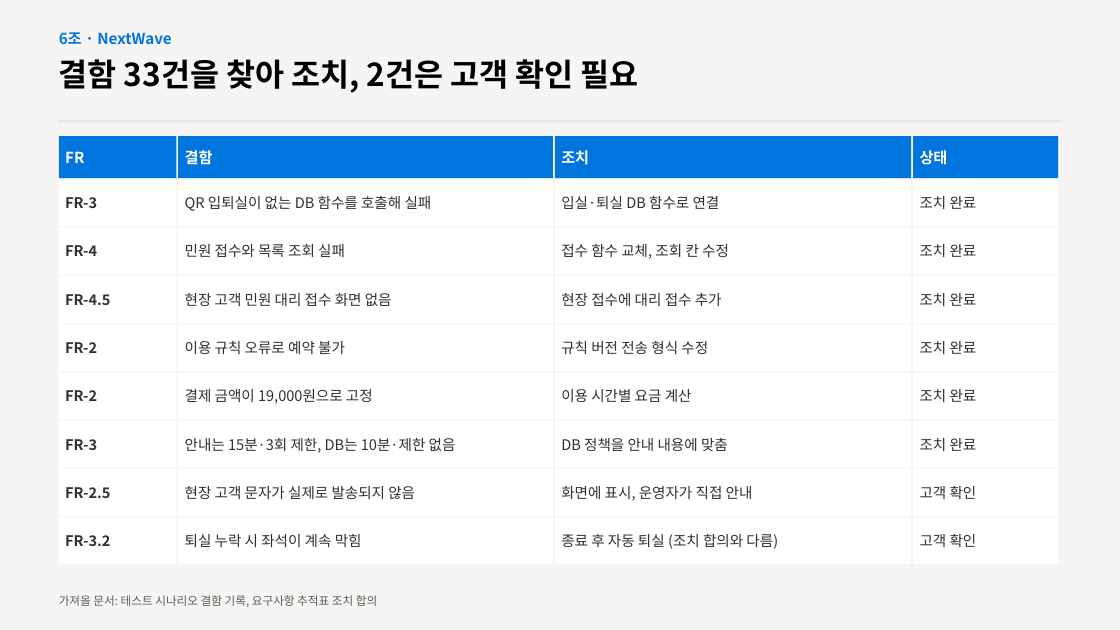
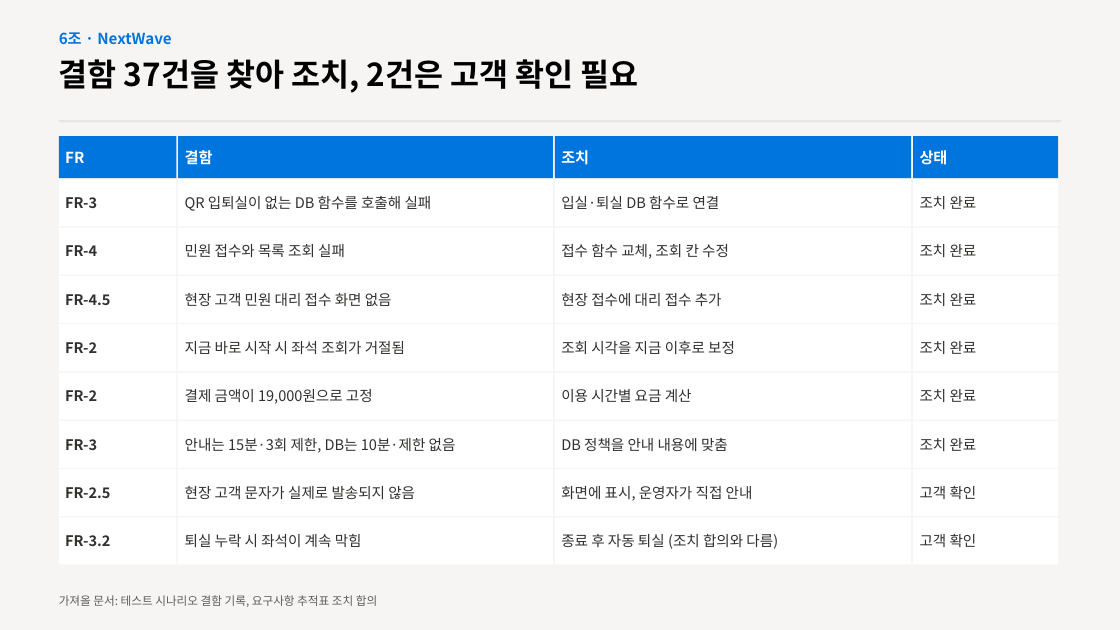
Before and after one commit to dlftjd6623-coder/nextwave, a slide deck: slide 12 of docs/발표자료_6조.pptx. Drawn at 1120x630 pixels with LibreOffice and Linux fonts; fonts in the diff are those of the drawing. Boxes give left, top, right and bottom in pixels: in the first picture for what was removed or moved away, otherwise in the second. Text is boxed around its words. In the diff, an @@ line names an element or a change of style, - is before the commit and + after.

```diff
--- a/docs/발표자료_6조.pptx
+++ b/docs/발표자료_6조.pptx
@@ text at [59,59,639,93]: text changed @@
-결함 33건을 찾아 조치, 2건은 고객 확인 필요
+결함 37건을 찾아 조치, 2건은 고객 확인 필요
@@ text at [185,341,405,354]: text changed @@
-이용 규칙 오류로 예약 불가
+지금 바로 시작 시 좌석 조회가 거절됨
@@ text at [561,341,735,354]: text changed @@
-규칙 버전 전송 형식 수정
+조회 시각을 지금 이후로 보정
```
Also in this commit, not shown: 2 other slides changed.
